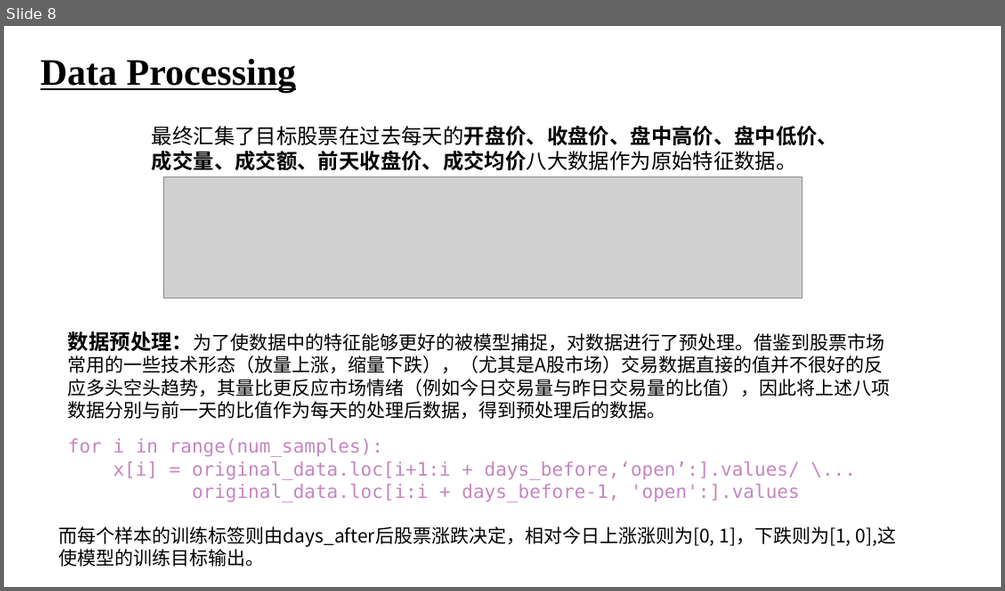
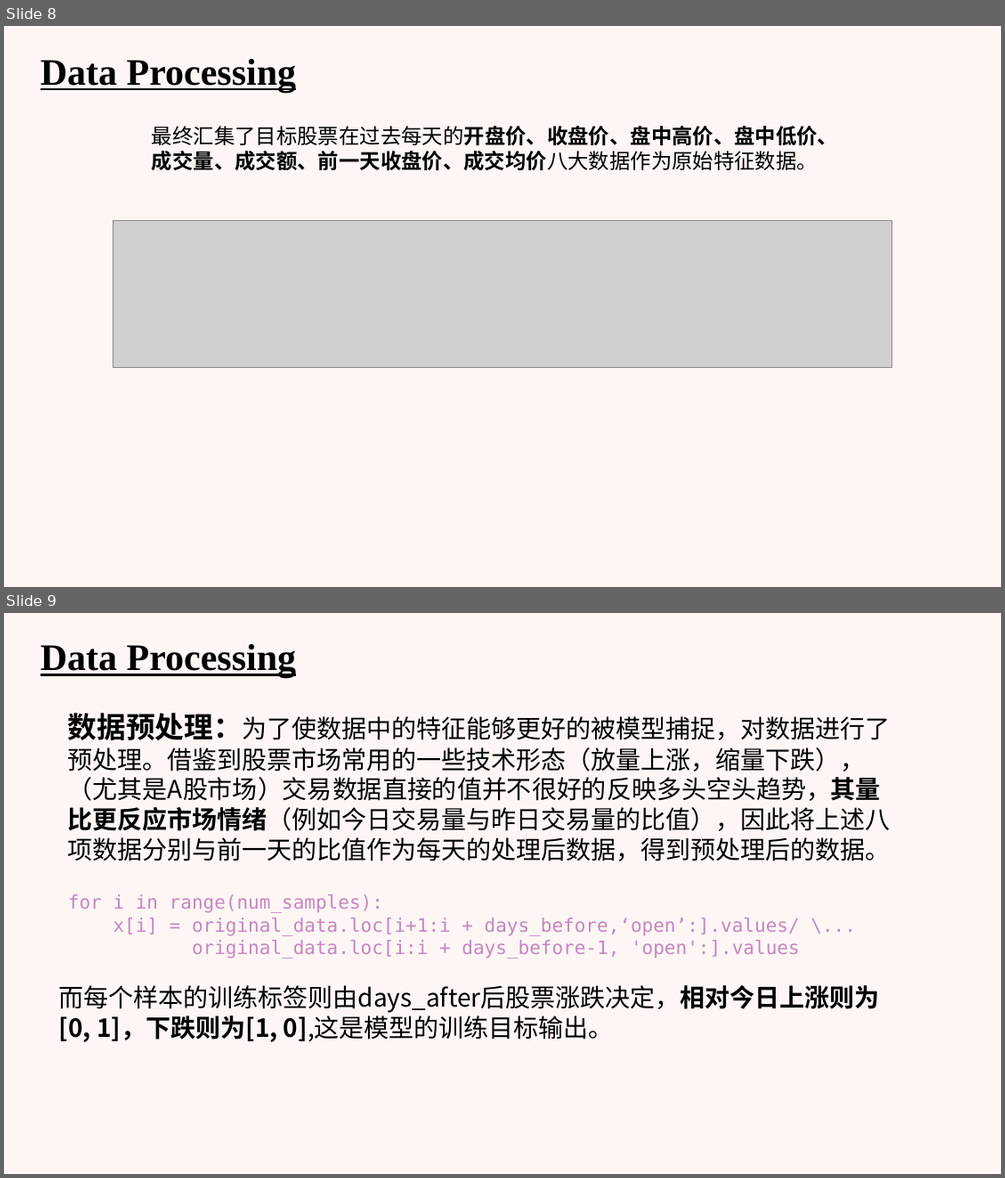
Before and after one commit to Jzzzi/Courses, a slide deck: introToAi/FinalPre/人工智能导论 股票预测.pptx. Shown one above the other, each under a label of ours: slide 8 before the commit, slides 8 and 9 after it. The pictures are 1005x591 and 1005x1178 pixels, drawn with LibreOffice and Linux fonts; fonts in the diff are those of the drawing; grey boxes stand for pictures. Boxes give left, top, right and bottom in pixels: in the first picture for what was removed or moved away, otherwise in the second. Text is boxed around its words. In the diff, an @@ line names an element or a change of style, - is before the commit and + after.

```diff
--- a/introToAi/FinalPre/人工智能导论 股票预测.pptx
+++ b/introToAi/FinalPre/人工智能导论 股票预测.pptx
@@ slide 9 added at <box>4,613,1001,1174</box>, background #FEF6F4 @@
@@ text added at <box>40,644,296,677</box>, 36 pt, text #000000, bold, underline @@
+Data Processing
@@ text added at <box>68,713,890,861</box>, 24 pt, text #000000 @@
+数据预处理：为了使数据中的特征能够更好的被模型捕捉，对数据进行了预处理。借鉴到股票市场常用的一些技术形态（放量上涨，缩量下跌），（尤其是A股市场）交易数据直接的值并不很好的反映多头空头趋势，其量比更反应市场情绪（例如今日交易量与昨日交易量的比值），因此将上述八项数据分别与前一天的比值作为每天的处理后数据，得到预处理后的数据。
@@ text added at <box>68,894,800,958</box>, 18 pt, text #C586C0 @@
+for i in range(num_samples):
+x[i] = original_data.loc[i+1:i + days_before,‘open’:].values/ \...
+original_data.loc[i:i + days_before-1, 'open':].values
@@ text added at <box>59,985,880,1042</box>, 24 pt, text #000000 @@
+而每个样本的训练标签则由days_after后股票涨跌决定，相对今日上涨则为[0, 1]，下跌则为[1, 0],这是模型的训练目标输出。
@@ slide 8 changed as well @@
@@ background #FFFFFF to #FEF6F4 @@
@@ text at <box>152,126,838,170</box>: text changed @@
-最终汇集了目标股票在过去每天的开盘价、收盘价、盘中高价、盘中低价、成交量、成交额、前天收盘价、成交均价八大数据作为原始特征数据。
+最终汇集了目标股票在过去每天的开盘价、收盘价、盘中高价、盘中低价、成交量、成交额、前一天收盘价、成交均价八大数据作为原始特征数据。
@@ picture: place and size @@
-picture at <box>163,177,802,298</box>
+picture at <box>113,220,892,368</box>
@@ text removed at <box>68,331,890,418</box> @@
-数据预处理：为了使数据中的特征能够更好的被模型捕捉，对数据进行了预处理。借鉴到股票市场常用的一些技术形态（放量上涨，缩量下跌），（尤其是A股市场）交易数据直接的值并不很好的反应多头空头趋势，其量比更反应市场情绪（例如今日交易量与昨日交易量的比值），因此将上述八项数据分别与前一天的比值作为每天的处理后数据，得到预处理后的数据。
@@ text removed at <box>68,438,800,502</box> @@
-for i in range(num_samples):
-x[i] = original_data.loc[i+1:i + days_before,‘open’:].values/ \...
-original_data.loc[i:i + days_before-1, 'open':].values
@@ text removed at <box>59,526,896,566</box> @@
-而每个样本的训练标签则由days_after后股票涨跌决定，相对今日上涨涨则为[0, 1]，下跌则为[1, 0],这使模型的训练目标输出。
```
Also in this commit, not shown: 12 other slides changed, 3 other slides added, 2 slides removed, 4 other files.
